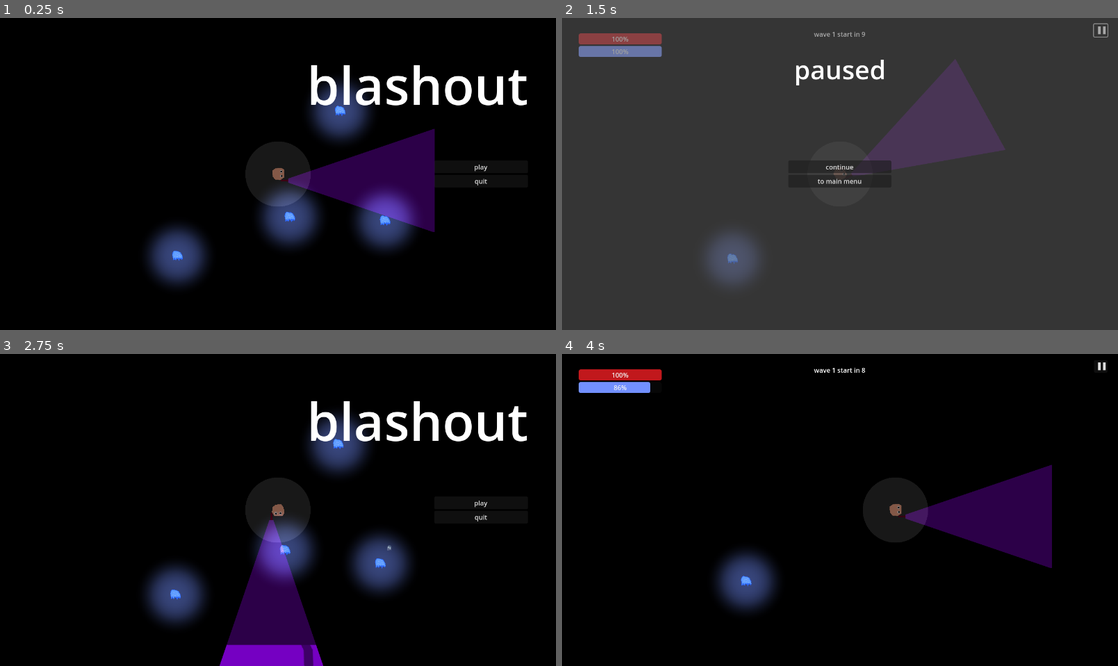
Above: before the commit, frames 1-4 (two rows, left to right).
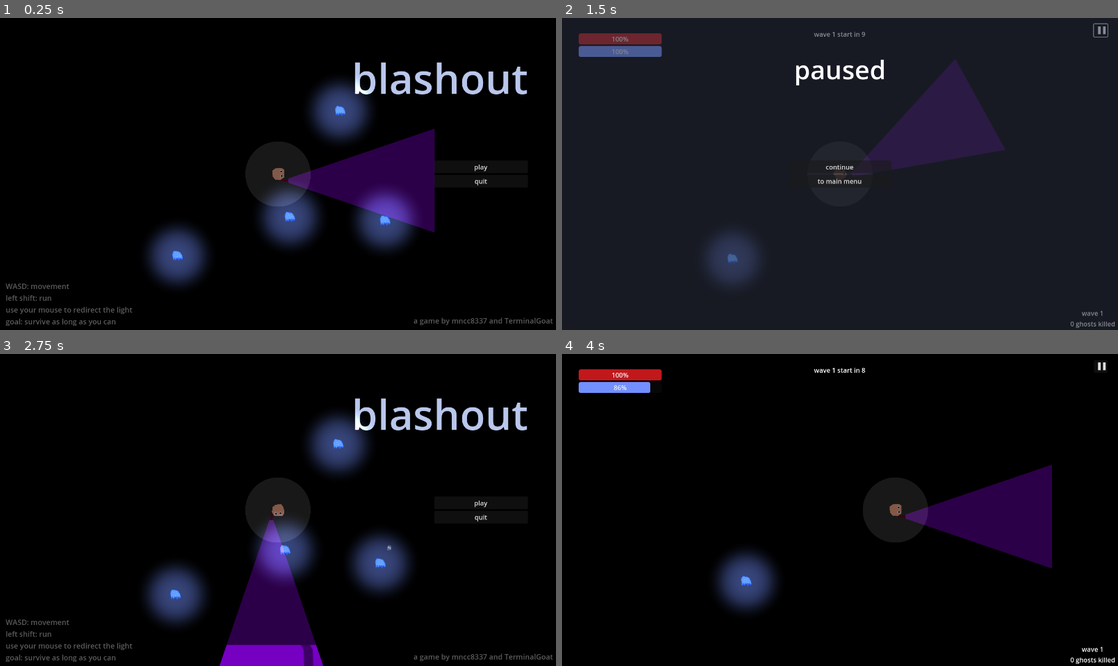
Above: after the commit, the same moments.

Repository: mncc8337/blashout
Game: Godot game, scene res://scenes/mainmenu.tscn
The game is run twice, just before and just after one commit, with the same random seed, the same clock (stepped at 60 frames per second) and the same inputs.
Inputs (mouse positions are in pixels of both pictures, inside the frame that each line leads up to):
- Up to frame 1 (0.25 s): no input
- Up to frame 2 (1.5 s): click "play" at 0.5 s; click "▐▐" at 1.25 s
- Up to frame 3 (2.75 s): click "to main menu" at 2 s
- Up to frame 4 (4 s): click "play" at 2.75 s; tap Enter at 3.5 s; move the mouse to (962, 494) at 3.52 s; hold D (right) from 3.53 s (still down); hold Shift (run) from 3.53 s (still down)

The runs differ from the first frame. In frame 1, 3.4% of the frame differs, in the area x 1-100%, y 14-99%; in frame 2, 98%, in the area x 0-100%, y 0-100%; in frame 3, 3.4%; in frame 4, 0.1%.

Commit message:
some polish

Diff:
--- a/scenes/main.tscn
+++ b/scenes/main.tscn
@@ -40,6 +40,9 @@
 [sub_resource type="LabelSettings" id="LabelSettings_vxr47"]
 font_size = 64
 
+[sub_resource type="LabelSettings" id="LabelSettings_a76m2"]
+font_size = 23
+
 [sub_resource type="LabelSettings" id="LabelSettings_nixyl"]
 font_size = 36
 
@@ -151,6 +154,21 @@
 anchor_bottom = 0.06
 offset_bottom = 26.0
 grow_horizontal = 2
+theme = SubResource("Theme_bctt7")
+text = "concu chim"
+horizontal_alignment = 1
+vertical_alignment = 1
+
+[node name="info2" type="Label" parent="UI"]
+anchors_preset = -1
+anchor_left = 0.995
+anchor_top = 0.995
+anchor_right = 0.995
+anchor_bottom = 0.995
+offset_left = -88.0
+offset_top = -26.0
+grow_horizontal = 0
+grow_vertical = 0
 theme = SubResource("Theme_bctt7")
 text = "concu chim"
 horizontal_alignment = 1
@@ -171,12 +189,34 @@
 process_mode = 2
 visible = false
 
+[node name="background" type="Polygon2D" parent="death_UI"]
+position = Vector2(151, 82)
+color = Color(0.168627, 0.184314, 0.247059, 0.560784)
+polygon = PackedVector2Array(-822, -485, 1998, -666, 1939, 1309, -888, 1165)
+
 [node name="Label" type="Label" parent="death_UI"]
-offset_top = 100.0
-offset_right = 1366.0
-offset_bottom = 191.0
-text = "u died lmao"
+anchors_preset = -1
+anchor_top = 0.1
+anchor_right = 1.0
+anchor_bottom = 0.1
+offset_bottom = 91.0
+grow_horizontal = 2
+text = "you have been haunted!"
 label_settings = SubResource("LabelSettings_vxr47")
+horizontal_alignment = 1
+vertical_alignment = 1
+
+[node name="info" type="Label" parent="death_UI"]
+anchors_preset = -1
+anchor_top = 0.3
+anchor_right = 1.0
+anchor_bottom = 0.3
+offset_top = -44.0
+offset_bottom = 44.0
+grow_horizontal = 2
+grow_vertical = 2
+text = "asasdasdasdasda"
+label_settings = SubResource("LabelSettings_a76m2")
 horizontal_alignment = 1
 vertical_alignment = 1
 
@@ -199,7 +239,7 @@
 
 [node name="quit" type="Button" parent="death_UI/VBoxContainer"]
 layout_mode = 2
-text = "quit"
+text = "to main menu"
 
 [node name="skill_panel" type="CanvasLayer" parent="."]
 process_mode = 2
@@ -319,7 +359,7 @@
 
 [node name="background" type="Polygon2D" parent="pause_menu"]
 position = Vector2(151, 82)
-color = Color(0.376471, 0.376471, 0.376471, 0.560784)
+color = Color(0.168627, 0.184314, 0.247059, 0.560784)
 polygon = PackedVector2Array(-822, -485, 1998, -666, 1939, 1309, -888, 1165)
 
 [node name="Label" type="Label" parent="pause_menu"]
--- a/scenes/mainmenu.tscn
+++ b/scenes/mainmenu.tscn
@@ -51,8 +51,13 @@
 [sub_resource type="LabelSettings" id="LabelSettings_87pqk"]
 font_size = 64
 
+[sub_resource type="LabelSettings" id="LabelSettings_srnin"]
+font_size = 102
+font_color = Color(0.729412, 0.780392, 0.92549, 1)
+
 [sub_resource type="LabelSettings" id="LabelSettings_28hdh"]
-font_size = 128
+font_size = 18
+font_color = Color(0.364706, 0.364706, 0.364706, 1)
 
 [node name="main" type="Node2D"]
 script = ExtResource("2_iljr0")
@@ -388,8 +393,38 @@
 offset_bottom = 91.0
 grow_horizontal = 2
 text = "blashout"
+label_settings = SubResource("LabelSettings_srnin")
+horizontal_alignment = 2
+vertical_alignment = 1
+
+[node name="Label2" type="Label" parent="CanvasLayer"]
+anchors_preset = -1
+anchor_left = 0.01
+anchor_top = 0.99
+anchor_right = 0.01
+anchor_bottom = 0.99
+offset_top = -91.0
+offset_right = 312.0
+grow_vertical = 0
+text = "WASD: movement
+left shift: run
+use your mouse to redirect the light
+goal: survive as long as you can"
 label_settings = SubResource("LabelSettings_28hdh")
-horizontal_alignment = 2
+vertical_alignment = 1
+
+[node name="Label3" type="Label" parent="CanvasLayer"]
+anchors_preset = -1
+anchor_left = 0.995
+anchor_top = 0.99
+anchor_right = 0.995
+anchor_bottom = 0.99
+offset_left = -343.0
+offset_top = -29.0
+grow_horizontal = 0
+grow_vertical = 0
+text = "a game by mncc8337 and TerminalGoat"
+label_settings = SubResource("LabelSettings_28hdh")
 vertical_alignment = 1
 
 [node name="VBoxContainer" type="VBoxContainer" parent="CanvasLayer"]
--- a/scripts/main.gd
+++ b/scripts/main.gd
@@ -11,6 +11,8 @@
 var foe_speed_max:float = 1300.0
 var foe_health_max:float = 100
 var foe_attack_cooldown_max:float = 1.5
+
+var survived_time:float = 0
 
 @export var demo_scene:bool = false
 
@@ -215,6 +217,7 @@
 
 func show_death_screen():
 	get_tree().paused = true
+	$death_UI/info.text = "survived %d waves for %d seconds and killed %d ghosts" % [wave_count, survived_time+.5, foe_killed_total]
 	$death_UI.visible = true
 
 func replay():
@@ -238,6 +241,7 @@
 
 # Called every frame. 'delta' is the elapsed time since the previous frame.
 func _process(delta):
+	survived_time += delta
 	if Input.is_action_just_pressed("pause_game") and !demo_scene:
 		pause_game()
 
@@ -258,10 +262,12 @@
 			current_foe_count_max += 1
 		return
 
+	$UI/info2.text = "wave %d\n%d ghosts killed" % [wave_count, foe_killed_total]
+
 	if !$wave_start_timer.is_stopped():
 		$UI/info.text = "wave %d start in %d" % [wave_count, $wave_start_timer.time_left]
 	else:
-		$UI/info.text = str(current_foe_count_max - foe_killed) + '/' + str(current_foe_count_max) + " foe(s) remain"
+		$UI/info.text = str(current_foe_count_max - foe_killed) + '/' + str(current_foe_count_max) + " ghost(s) remain"
 
 	if foe_killed == current_foe_count_max:
 		new_wave()
Not shown: 1 places in scenes/main.tscn that only renumber resources
Not shown: 1 places in scenes/mainmenu.tscn that only renumber resources
